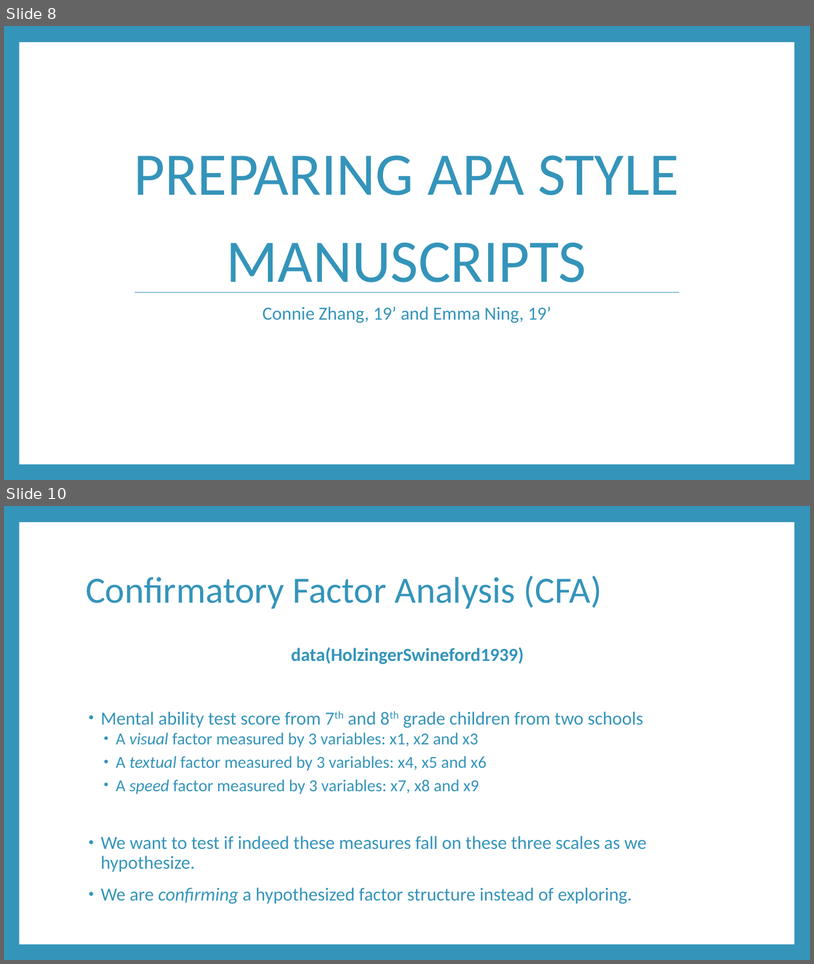
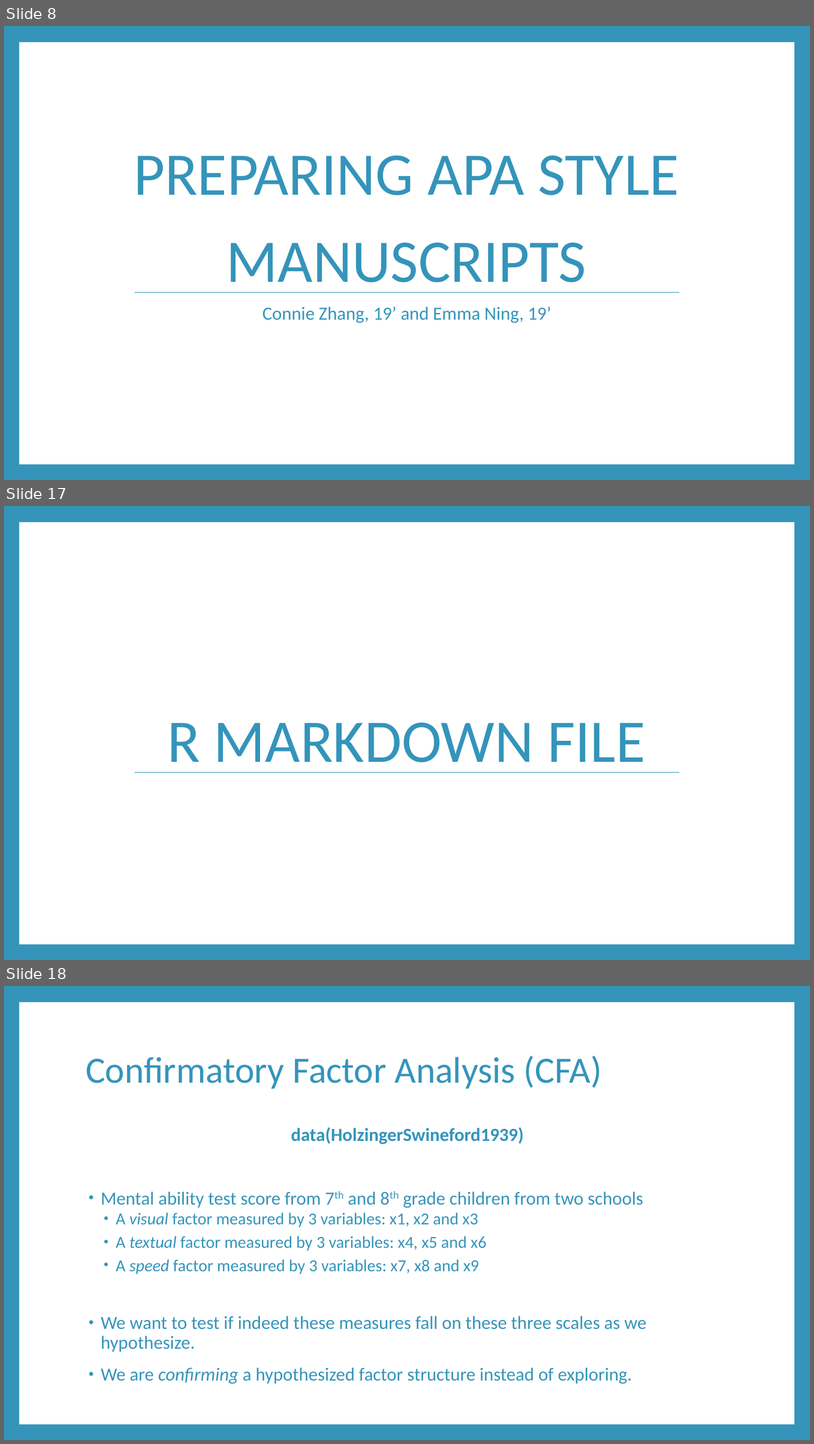
Before and after one commit to RandiLGarcia/smith-r-workshop, a slide deck: docs/Day 2 Slides.pptx. Shown one above the other, each under a label of ours: slides 8 and 10 before the commit, slides 8, 17 and 18 after it; the slides between them are not shown. The pictures are 814x964 and 814x1444 pixels, drawn with LibreOffice and Linux fonts; fonts in the diff are those of the drawing. Boxes give left, top, right and bottom in pixels: in the first picture for what was removed or moved away, otherwise in the second. Text is boxed around its words. In the diff, an @@ line names an element or a change of style, - is before the commit and + after.

```diff
--- a/docs/Day 2 Slides.pptx
+++ b/docs/Day 2 Slides.pptx
@@ slide 17 added at (4, 506, 810, 960), background #3494BA; not listed: 2 template elements that a slide beside it also shows @@
@@ title added at (167, 722, 645, 772), 72 pt, text #3494BA @@
+R MARKDOWN FILE
@@ what was slide 10 is now slide 18 @@
```
Also in this commit, not shown: 1 slide changed, 7 other slides added, 7 other files.
